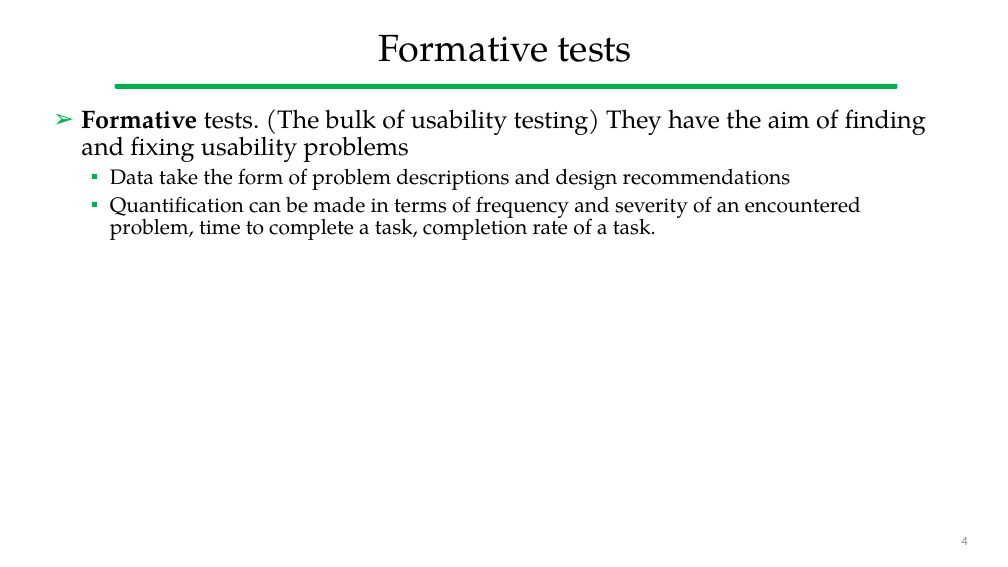
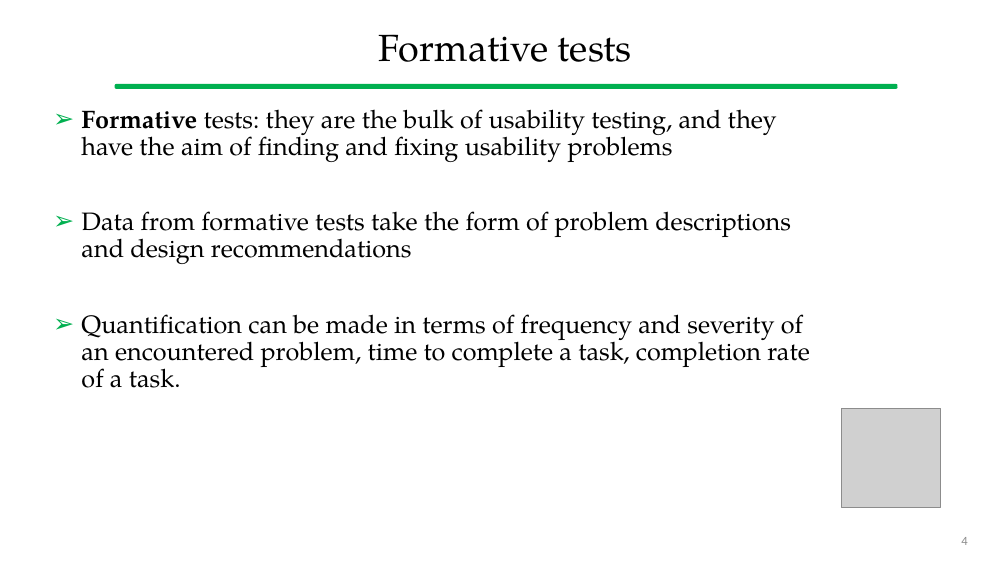
Before and after one commit to gcappon/bwthw, a slide deck: slide 4 of theory_11-usability_evaluation/theory_11-usability_evaluation.pptx. Drawn at 1008x567 pixels with LibreOffice and Linux fonts; fonts in the diff are those of the drawing; grey boxes stand for pictures. Boxes give left, top, right and bottom in pixels: in the first picture for what was removed or moved away, otherwise in the second. Text is boxed around its words. In the diff, an @@ line names an element or a change of style, - is before the commit and + after.

```diff
--- a/theory_11-usability_evaluation/theory_11-usability_evaluation.pptx
+++ b/theory_11-usability_evaluation/theory_11-usability_evaluation.pptx
@@ text at bbox=[81, 109, 791, 264]: text changed @@
-➢ Formative tests. (The bulk of usability testing) They have the aim of finding and fixing usability problems
-  ▪ Data take the form of problem descriptions and design recommendations
+➢ Formative tests: they are the bulk of usability testing, and they have the aim of finding and fixing usability problems
+➢ Data from formative tests take the form of problem descriptions and design recommendations
@@ text at bbox=[81, 314, 809, 388]: size 20 to 24 pt in "Quantification can be made in terms of ..."; bullet ▪ to ➢; list level 2 to 1 in "Quantification can be made in ..." @@
@@ picture added at bbox=[842, 408, 941, 508] @@
```
Also in this commit, not shown: 21 other slides changed, 11 slides added, 4 slides removed, 1 other file.
